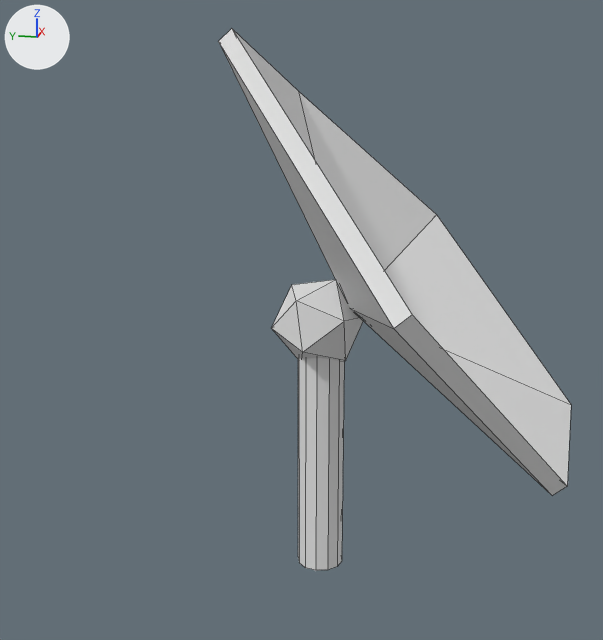
An edit to the COLLADA model game/assets/dae/TrashParabole.dae, drawn before and after from the same camera.
The view is the same before and after, from a 50 mm lens placed at (-8.024, -4.857, 1.051), pointed at (-6.338, -4.52, 0.629). Arrows for +X, +Y and +Z are at upper left; the lights stay in place. Mesh edges are drawn as thin lines.

Names of what the first picture shows: 'Parabole'.
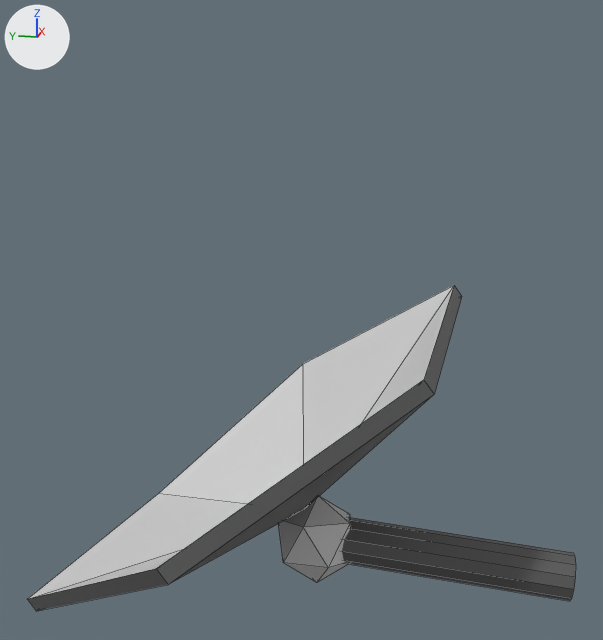
Location of each change, (x1, y1, x2, y2) in pixels of the pictures (603 x 640 px; the box of a moved part takes in the faces that stretch with it):
'Parabole', reshaped, moved, turned: before (218, 29, 571, 570); after (28, 286, 576, 611)
part 1 of me_icosphère_021, moved or reshaped: before (298, 358, 344, 570); after (342, 517, 576, 601)
part 2 of me_icosphère_021, moved or reshaped: before (218, 29, 571, 496); after (28, 286, 462, 611)
part 3 of me_icosphère_021, rebuilt (21% narrower, 7% taller): before (272, 280, 363, 361); after (279, 496, 351, 583)

What the commit changed:
Material 'DarkGrey' (mat_darkgrey) is new.
Its base color is (0.0954, 0.0954, 0.0954) (dark grey #575757).
Its roughness is 0.44.
Material 'LightGrey' (mat_lightgrey) is new.
Its base color is (0.633, 0.633, 0.633) (light grey #d0d0d0).
Its roughness is 0.48.
me_icosphère_021 is used by ob_parabole; location (-6.336, -4.556, 0.626); rotation (0.374, 0.0, 0.0), in degrees (21, 0, 0).
me_icosphère_021 had 49 vertices, 52 faces and spanned x -0.588..0.588, y -0.604..0.317, z -0.529..0.488.
me_icosphère_021 now has 49 vertices, 52 faces and spans x -0.587..0.589, y -0.686..0.235, z -0.513..0.505.
me_icosphère_021 part 1: the loose piece of 24 vertices spanning x -0.05..0.05, y -0.254..0.022, z -0.529..-0.027 is moved by (0.001, -0.082, 0.017), in mat_darkgrey (dark grey #575757).
me_icosphère_021 part 2: the loose piece of 13 vertices spanning x -0.588..0.588, y -0.604..0.317, z -0.044..0.488 is moved by (0.001, -0.082, 0.017).
me_icosphère_021 part 3: the loose piece of 12 vertices spanning x -0.089..0.089, y -0.085..0.085, z -0.1..0.1 is rebuilt with 12 vertices and now spans x -0.088..0.091, y -0.167..0.003, z -0.083..0.114, in mat_lightgrey (light grey #d0d0d0).
me_icosphère_021 now uses material mat_darkgrey (dark grey #575757).
me_icosphère_021 now uses material mat_lightgrey (light grey #d0d0d0).
Object 'Parabole' (ob_parabole) moves from (-6.336, -4.556, 0.626) to (-6.338, -4.536, 0.045).
Object 'Parabole' (ob_parabole) turns from (21, 0, 0) to (-65, 0, 0) degrees about x, y and z.
